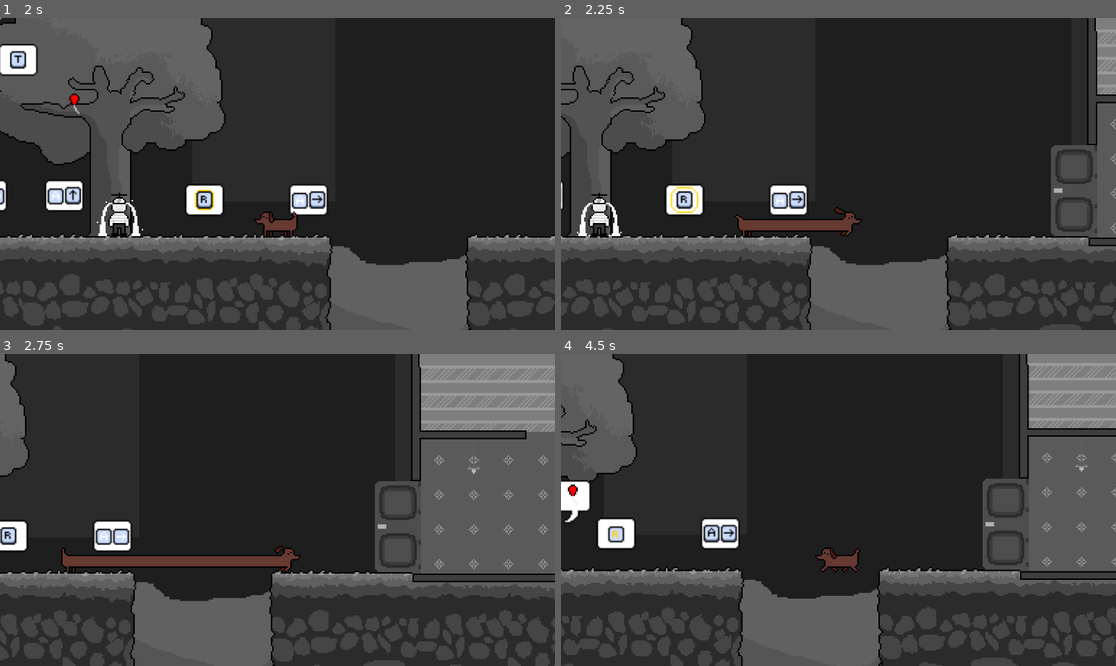
Above: before the commit, frames 1-4 (two rows, left to right).
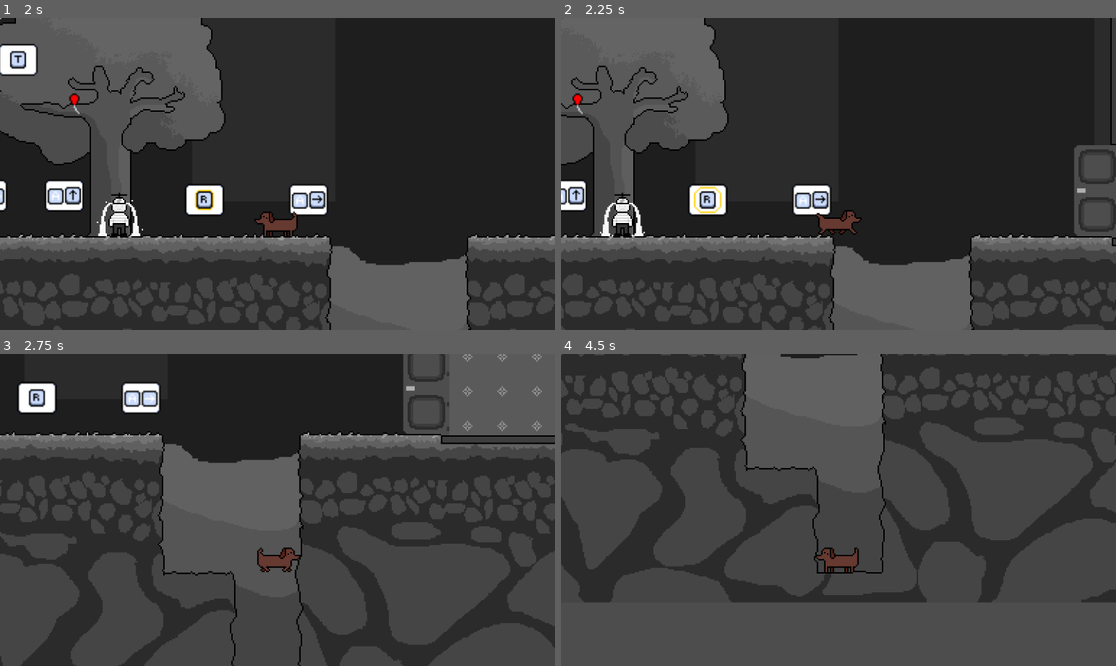
Above: after the commit, the same moments.

Repository: antonin-tarrade/SausageSerenity
Game: Godot game, scene res://Scenes/main.tscn
Two runs of this game, one before a commit and one after it. Both use one fixed random seed, a clock stepped at 60 frames per second and the inputs below. The engine's default icon, where the game draws it, is replaced by a stand-in: a white triangle on a blue panel in a dark square.
Inputs:
- Up to frame 1 (2 s): hold Right (ui_right) 0.53-1.28 s; hold R (charger) 0.53-1.28 s; hold Down (ui_down) from 1.28 s (still down); tap A (extend, bound only after the commit) at 1.35 s
- Up to frame 2 (2.25 s): release Down (ui_down) at 2.03 s; hold Right (ui_right) from 2.03 s (still down); hold E (extend, bound only before the commit) from 2.03 s (still down)
- Up to frame 3 (2.75 s): keep holding Right (ui_right); keep holding E (extend, bound only before the commit)
- Up to frame 4 (4.5 s): release Right (ui_right) at 2.78 s; release E (extend, bound only before the commit) at 2.78 s; hold Up (ui_up) 2.78-3.53 s; tap T (interact) at 2.85 s; hold R (charger) 3.53-4.28 s; hold Left (ui_left) from 3.53 s (still down); tap Enter at 4.25 s; tap A (extend, bound only after the commit) at 4.35 s

Frame 1 is identical in both runs. In frame 2, 20% of the frame differs, in the area x 0-100%, y 0-100%; in frame 3, 54%; in frame 4, 60%.

Commit message:
lettre a

Diff:
--- a/project.godot
+++ b/project.godot
@@ -31,7 +31,7 @@
 
 extend={
 "deadzone": 0.5,
-"events": [Object(InputEventKey,"resource_local_to_scene":false,"resource_name":"","device":-1,"window_id":0,"alt_pressed":false,"shift_pressed":false,"ctrl_pressed":false,"meta_pressed":false,"pressed":false,"keycode":0,"physical_keycode":69,"key_label":0,"unicode":101,"echo":false,"script":null)
+"events": [Object(InputEventKey,"resource_local_to_scene":false,"resource_name":"","device":-1,"window_id":0,"alt_pressed":false,"shift_pressed":false,"ctrl_pressed":false,"meta_pressed":false,"pressed":false,"keycode":0,"physical_keycode":65,"key_label":0,"unicode":113,"echo":false,"script":null)
 ]
 }
 charger={
